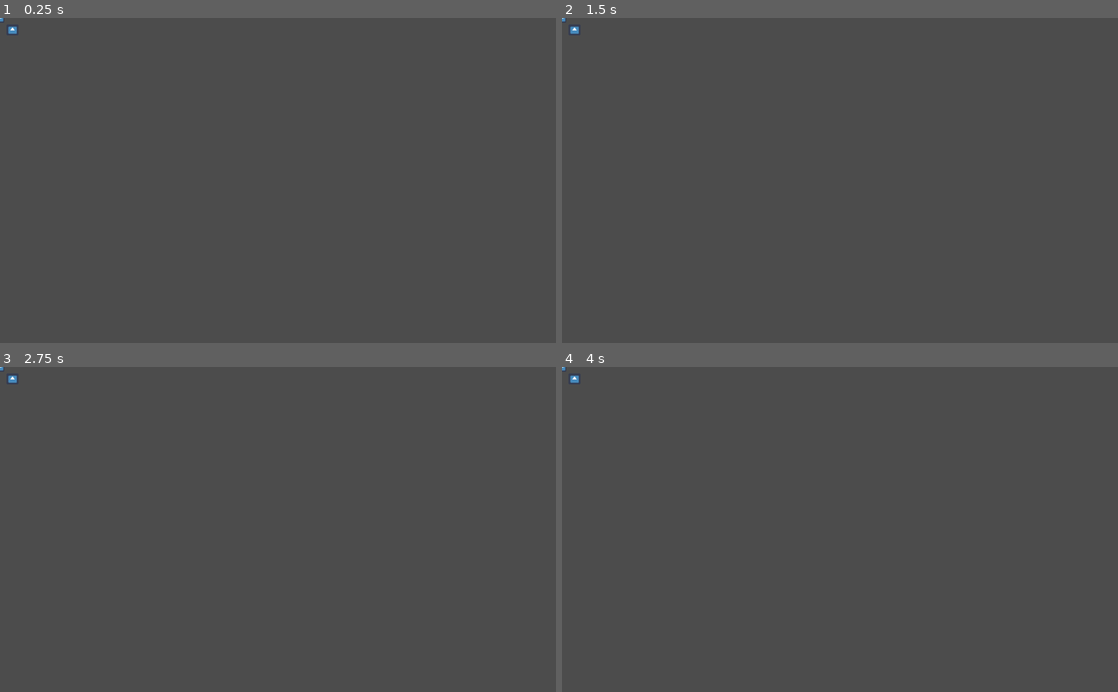
Above: before the commit, frames 1-4 (two rows, left to right).
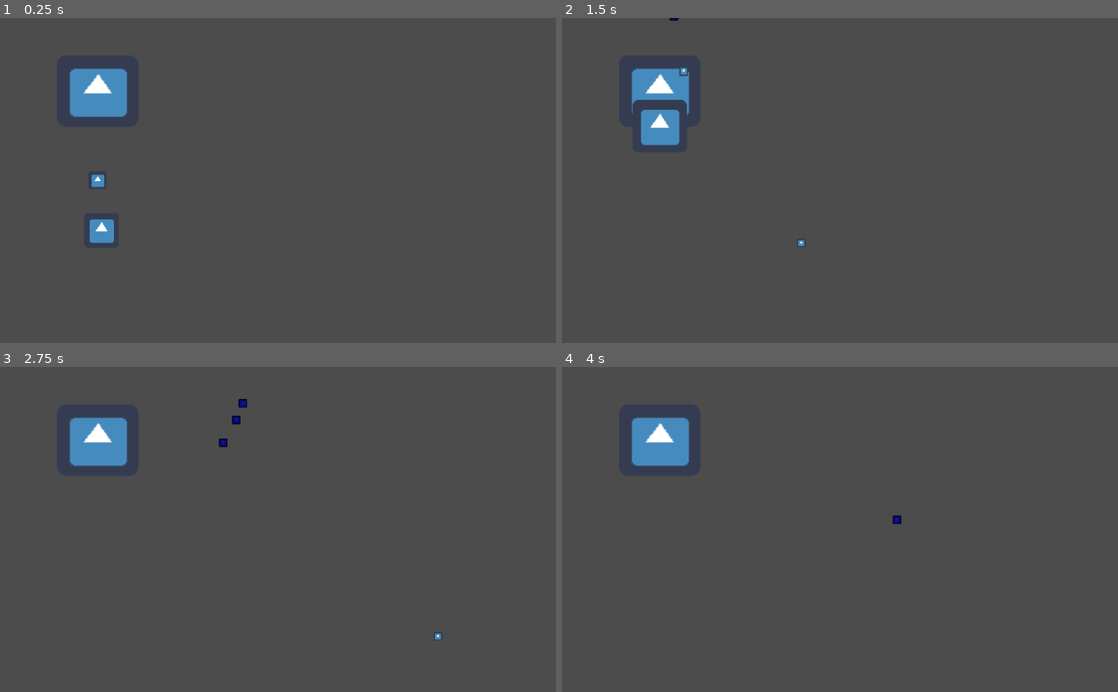
Above: after the commit, the same moments.

Repository: ljweeks/KSU_Fall2022GameJam
Game: Godot game, scene res://PowerTestScene.tscn
The game is run twice, just before and just after one commit, with the same random seed, the same clock (stepped at 60 frames per second) and the same inputs. This scene is started directly instead of the project's main scene. The engine's default icon, where the game draws it, is replaced by a stand-in: a white triangle on a blue panel in a dark square.
Inputs (mouse positions are in pixels of both pictures, inside the frame that each line leads up to):
- Up to frame 1 (0.25 s): no input
- Up to frame 2 (1.5 s): move the mouse to (812, 245) at 0.52 s; hold W (player_up) from 0.53 s (still down); click (812, 245) at 0.6 s; move the mouse to (1006, 229) at 1.27 s; right-click (1006, 229) at 1.35 s
- Up to frame 3 (2.75 s): move the mouse to (111, 480) at 2.02 s; release W (player_up) at 2.03 s; hold A (player_left) from 2.03 s (still down); click (111, 480) at 2.1 s
- Up to frame 4 (4 s): move the mouse to (867, 529) at 2.77 s; right-click (867, 529) at 2.85 s; move the mouse to (756, 448) at 3.52 s; release A (player_left) at 3.53 s; hold S (player_down) from 3.53 s (still down); click (756, 448) at 3.6 s

The runs differ from the first frame. In frame 1, 2.0% of the frame differs, in the area x 0-23%, y 0-70%; in frame 2, 1.9%; in frame 3, 1.7%; in frame 4, 1.6%.

Commit message:
Power fix

Diff:
--- a/Interactables/PowerObjects/Base/PowerArea.gd
+++ b/Interactables/PowerObjects/Base/PowerArea.gd
@@ -1,22 +1,4 @@
 extends Area2D
 class_name PowerArea
-export var providingPower = false
 
-
-# Called when the node enters the scene tree for the first time.
-func _ready():
-	var objects = get_overlapping_bodies()
-	for b in objects:
-		if b is PowerableObject:
-			b.powered = true
-
-
-
-func _on_PowerArea_body_entered(body):
-	if body is PowerableObject:
-		body.powered = true
-
-
-func _on_PowerArea_body_exited(body):
-	if body is PowerableObject:
-		body.powered = false
+export var providingPower = true
--- a/Interactables/PowerObjects/Base/PowerArea.tscn
+++ b/Interactables/PowerObjects/Base/PowerArea.tscn
@@ -14,6 +14,3 @@
 
 [node name="CollisionShape2D" type="CollisionShape2D" parent="."]
 shape = SubResource( 1 )
-
-[connection signal="body_entered" from="." to="." method="_on_PowerArea_body_entered"]
-[connection signal="body_exited" from="." to="." method="_on_PowerArea_body_exited"]
--- a/Interactables/PowerObjects/Base/PowerableObject.gd
+++ b/Interactables/PowerObjects/Base/PowerableObject.gd
@@ -1,5 +1,16 @@
-extends Node2D
+extends Area2D
 class_name PowerableObject
 
 
-export var powered = false
+var powered = false
+
+# Called when the node enters the scene tree for the first time.
+func _process(delta):
+	var objects = get_overlapping_areas()
+	var hit = false
+	for b in objects:
+		if b is PowerArea and b.providingPower:
+			hit = true
+			break;
+	powered = hit
+	$Sprite.visible = powered
--- a/Interactables/PowerObjects/Base/PowerableObject.tscn
+++ b/Interactables/PowerObjects/Base/PowerableObject.tscn
@@ -5,7 +5,7 @@
 
 [sub_resource type="CircleShape2D" id=1]
 
-[node name="PowerableObject" type="KinematicBody2D"]
+[node name="PowerableObject" type="Area2D"]
 script = ExtResource( 2 )
 
 [node name="CollisionShape2D" type="CollisionShape2D" parent="."]
--- a/Interactables/PowerObjects/BatteryHolder.gd
+++ b/Interactables/PowerObjects/BatteryHolder.gd
@@ -2,33 +2,47 @@
 class_name BatteryHolder
 
 
-export var battery: NodePath
 onready var powerArea = $PowerArea
+
+var myBattery
 
 # Called when the node enters the scene tree for the first time.
 func _ready():
-	if !battery.is_empty():
-		addBattery($battery)
+	pass
 
 func removeBattery():
-	var curBattery = $battery as Battery
-	if curBattery is Battery:
-		curBattery.mode = RigidBody2D.MODE_RIGID
-		battery = NodePath()
+	if myBattery is Battery:
+
+		$BatteryGrabArea/CollisionShape2D.disabled = true
+
+		myBattery.mode = RigidBody2D.MODE_RIGID
 		$PowerArea.providingPower = false
-		get_tree().root.add_child(curBattery)
+		myBattery.get_parent().remove_child(myBattery)
+		get_parent().add_child(myBattery)
+		myBattery.position = position + $AttachPoint.position
+		myBattery = null
+
+		yield(get_tree().create_timer(1), "timeout")
+		$BatteryGrabArea/CollisionShape2D.disabled = false
 
 func addBattery(newBattery):
+	if myBattery != null:
+		return
+
 	if newBattery is Battery:
-		removeBattery()
+		myBattery = newBattery
+		newBattery.get_parent().remove_child(newBattery)
 		add_child(newBattery)
-		battery = newBattery.get_path()
-		newBattery.mode = RigidBody2D.MODE_STATIC
+		newBattery.set_mode(RigidBody2D.MODE_KINEMATIC)
 		newBattery.position = $AttachPoint.position
 		newBattery.rotation = $AttachPoint.rotation
+		newBattery.sleeping = true
 		$PowerArea.providingPower = true
+
+		yield(get_tree().create_timer(1.0), "timeout")
+		removeBattery()
 
 
 func _on_BatteryGrabArea_body_entered(body):
-	if body is Battery and battery.is_empty():
+	if body is Battery:
 		addBattery(body)
--- a/Interactables/PowerObjects/BatteryHolder.tscn
+++ b/Interactables/PowerObjects/BatteryHolder.tscn
@@ -9,13 +9,16 @@
 script = ExtResource( 2 )
 
 [node name="PowerArea" parent="." instance=ExtResource( 1 )]
+scale = Vector2( 2.2391, 2.2391 )
+providingPower = false
 
 [node name="AttachPoint" type="Node2D" parent="."]
+position = Vector2( 0, 22 )
 
 [node name="BatteryGrabArea" type="Area2D" parent="."]
+position = Vector2( 0, 22 )
 
 [node name="CollisionShape2D" type="CollisionShape2D" parent="BatteryGrabArea"]
-position = Vector2( 0, 12 )
 shape = SubResource( 1 )
 
 [connection signal="body_entered" from="BatteryGrabArea" to="." method="_on_BatteryGrabArea_body_entered"]
--- /dev/null
+++ b/Interactables/PowerObjects/Fan.gd
@@ -0,0 +1,19 @@
+extends StaticBody2D
+
+onready var powerableObject = $PowerableObject as PowerableObject
+
+# Declare member variables here. Examples:
+# var a = 2
+# var b = "text"
+
+
+# Called when the node enters the scene tree for the first time.
+func _ready():
+	pass # Replace with function body.
+
+
+func _process(delta):
+	if powerableObject.powered:
+		pass
+	else:
+		pass
--- /dev/null
+++ b/Interactables/PowerObjects/Fan.tscn
@@ -0,0 +1,9 @@
+[gd_scene load_steps=3 format=2]
+
+[ext_resource path="res://Interactables/PowerObjects/Base/PowerableObject.tscn" type="PackedScene" id=1]
+[ext_resource path="res://Interactables/PowerObjects/Fan.gd" type="Script" id=2]
+
+[node name="Fan" type="StaticBody2D"]
+script = ExtResource( 2 )
+
+[node name="PowerableObject" parent="." instance=ExtResource( 1 )]
--- a/PowerTestScene.tscn
+++ b/PowerTestScene.tscn
@@ -1,14 +1,24 @@
-[gd_scene load_steps=3 format=2]
+[gd_scene load_steps=5 format=2]
 
-[ext_resource path="res://Interactables/PowerObjects/Base/PowerArea.tscn" type="PackedScene" id=1]
 [ext_resource path="res://Interactables/PowerObjects/Base/PowerableObject.tscn" type="PackedScene" id=2]
+[ext_resource path="res://Player/Player.tscn" type="PackedScene" id=3]
+[ext_resource path="res://Interactables/PowerObjects/BatteryHolder.tscn" type="PackedScene" id=4]
+[ext_resource path="res://Interactables/PowerObjects/Base/Battery.tscn" type="PackedScene" id=5]
 
 [node name="Node2D" type="Node2D"]
 
+[node name="BatteryHolder" parent="." instance=ExtResource( 4 )]
+position = Vector2( 180, 135 )
+scale = Vector2( 3.03428, 2.94197 )
+
 [node name="PowerableObject" parent="." instance=ExtResource( 2 )]
-
-[node name="PowerArea" parent="." instance=ExtResource( 1 )]
-position = Vector2( 23, 22 )
+position = Vector2( 224, 98 )
 
 [node name="Camera2D" type="Camera2D" parent="."]
-position = Vector2( 7, 2 )
+position = Vector2( 212, 150 )
+
+[node name="Node2D" parent="." instance=ExtResource( 3 )]
+position = Vector2( 187, 392 )
+
+[node name="Battery" parent="." instance=ExtResource( 5 )]
+position = Vector2( 180, 297 )
--- a/project.godot
+++ b/project.godot
@@ -29,7 +29,7 @@
 "language": "GDScript",
 "path": "res://Interactables/PowerObjects/Base/PowerArea.gd"
 }, {
-"base": "Node2D",
+"base": "Area2D",
 "class": "PowerableObject",
 "language": "GDScript",
 "path": "res://Interactables/PowerObjects/Base/PowerableObject.gd"
